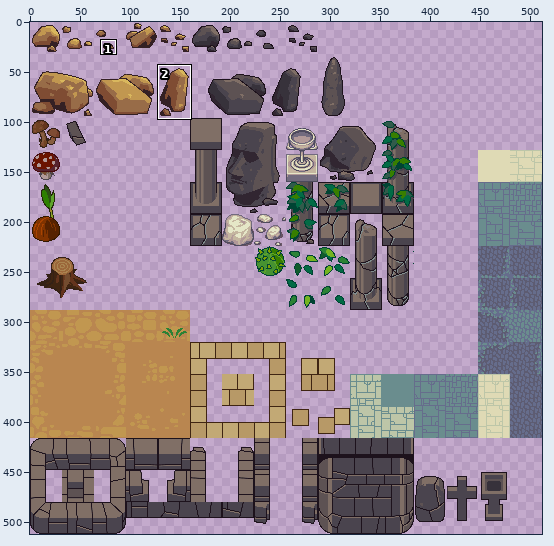
Sprite sheet: res/Tileset-Outdoor2.png. Above, an overview of the earlier version with the close-up marked.
Close-up. Old version:
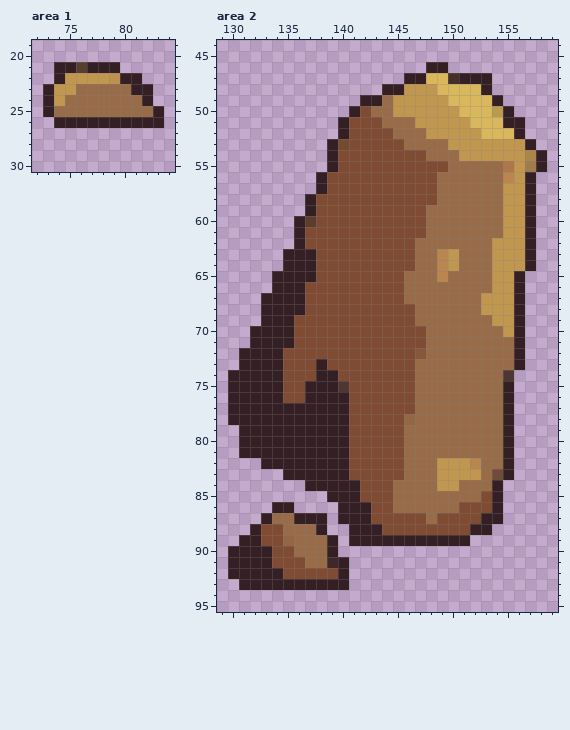
The file is 512x512 pixels. Pixels under 10% opacity are left out. Colours within 5 levels of each other are drawn and written as one. Shown: area 1: x 72..84, y 19..30; area 2: x 129..159, y 44..95. The commit also changed other parts of the picture, which this record leaves out.
And afterwards:
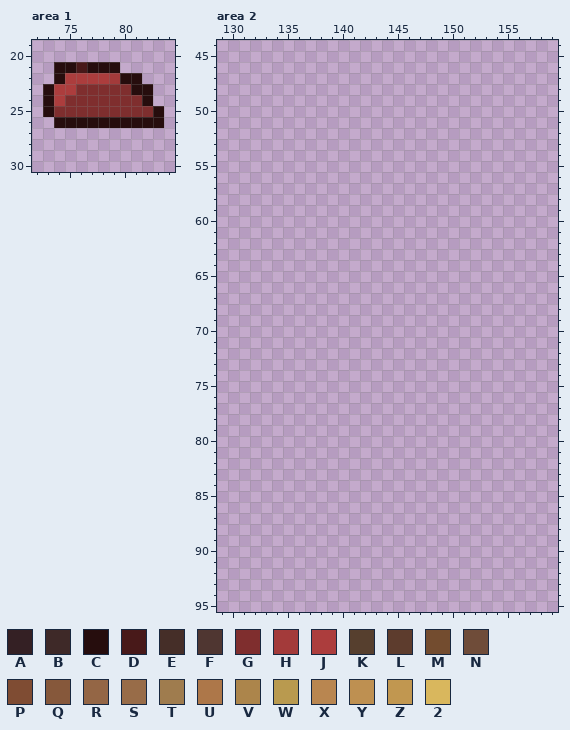
Palette (. is transparent): A #342024  B #3e2928  C #260d0d  D #481919  E #452e28  F #4f3631  G #7f2e2e  H #a33a3a  J #ac3d3d  K #563f2e  L #5d3c2d  M #734c2f  N #6f4c39  P #7f4c33  Q #86583b  R #946645  S #986c48  T #9f7c4e  U #ad7749  V #ac854b  W #b99a4f  X #b98650  Y #be9051  Z #c19750  2 #d9b75d
Difference:
Changed rows in their new state; - is an unchanged pixel.
Area 1:
first column x 73:
21 -CCDCCC----
22 -CJJJJHCC--
23 CJJGGGGGCC-
24 CJGGGGGGGC-
25 CGGGGGGGGGC
26 -CCCCCCCCCC
Area 2:
first column x 130:
46 ------------------..---------
47 ----------------........-----
48 --------------..........-----
49 ------------.............----
50 -----------...............---
51 ----------.................--
52 ----------.................--
53 ---------...................-
54 ---------....................
55 ---------....................
56 --------....................-
57 --------....................-
58 -------.....................-
59 -------.....................-
60 ------......................-
61 ------......................-
62 ------......................-
63 -----.......................-
64 -----.......................-
65 ----.......................--
66 ----.......................--
67 ---........................--
68 ---........................--
69 ---........................--
70 --.........................--
71 --.........................--
72 -..........................--
73 -..........................--
74 ..........................---
75 ..........................---
76 ..........................---
77 ..........................---
78 ..........................---
79 -.........................---
80 -.........................---
81 -.........................---
82 ---.......................---
83 -----.....................---
84 -------..................----
85 ---------................----
86 ----..----...............----
87 ---......-...............----
88 --.......--.............-----
89 -.........-...........-------
90 ..........-------------------
91 ...........------------------
92 ...........------------------
93 -..........------------------
Pixel boxes of the changes (left, top, right, bottom) in both close-ups:
changed: (43, 62, 164, 128)
erased: (228, 62, 547, 590)
